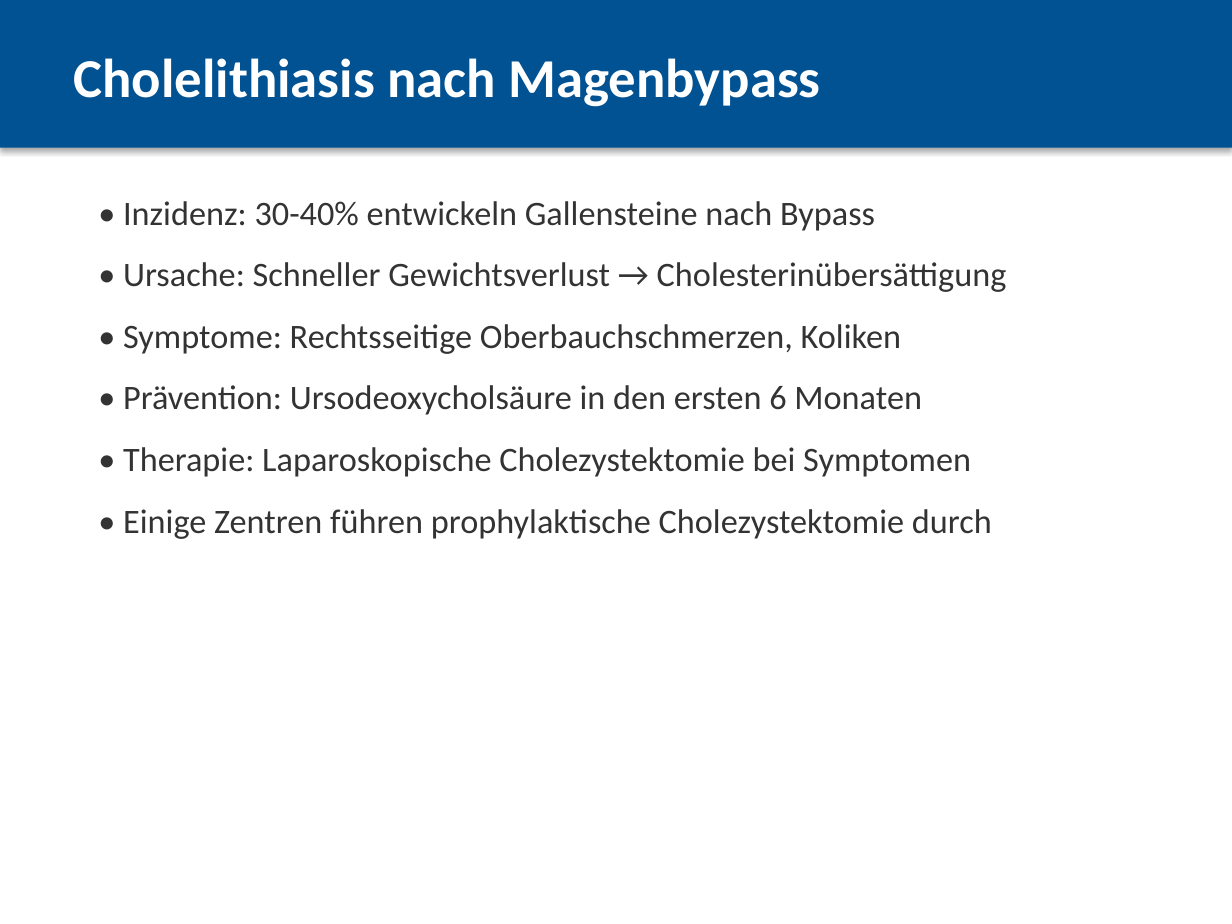
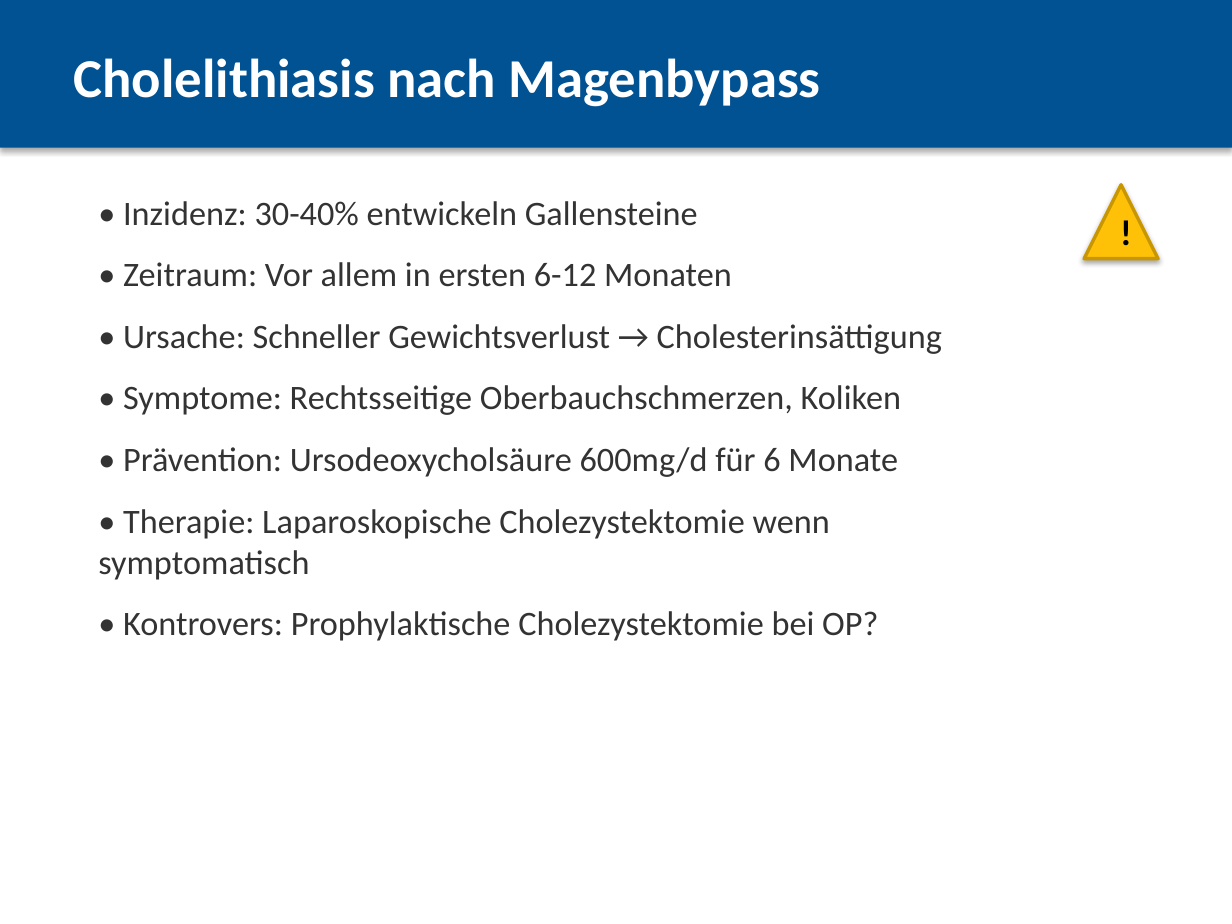
Before and after one commit to yawmanx/Codex-stuff, a slide deck: slide 20 of Komplikationen_Magenbypass.pptx (slide 19 before the commit). Drawn at 1232x924 pixels with LibreOffice and Linux fonts; fonts in the diff are those of the drawing. Boxes give left, top, right and bottom in pixels: in the first picture for what was removed or moved away, otherwise in the second. Text is boxed around its words. In the diff, an @@ line names an element or a change of style, - is before the commit and + after.

```diff
--- a/Komplikationen_Magenbypass.pptx
+++ b/Komplikationen_Magenbypass.pptx
@@ text at bbox=[123, 201, 942, 354]: text changed @@
-• Inzidenz: 30-40% entwickeln Gallensteine nach Bypass
-• Ursache: Schneller Gewichtsverlust → Cholesterinübersättigung
+• Inzidenz: 30-40% entwickeln Gallensteine
+• Zeitraum: Vor allem in ersten 6-12 Monaten
+• Ursache: Schneller Gewichtsverlust → Cholesterinsättigung
@@ triangle added at bbox=[1084, 185, 1158, 259], fill #FFC107, outline #C89600 2 pt @@
@@ text added at bbox=[1110, 203, 1132, 240], 21 pt, text #000000, bold @@
+!
@@ text at bbox=[98, 447, 898, 641]: text changed @@
-• Prävention: Ursodeoxycholsäure in den ersten 6 Monaten
-• Therapie: Laparoskopische Cholezystektomie bei Symptomen
-• Einige Zentren führen prophylaktische Cholezystektomie durch
+• Prävention: Ursodeoxycholsäure 600mg/d für 6 Monate
+• Therapie: Laparoskopische Cholezystektomie wenn symptomatisch
+• Kontrovers: Prophylaktische Cholezystektomie bei OP?
```
Also in this commit, not shown: 20 other slides changed, 4 slides added, 3 slides removed, 1 other file.
